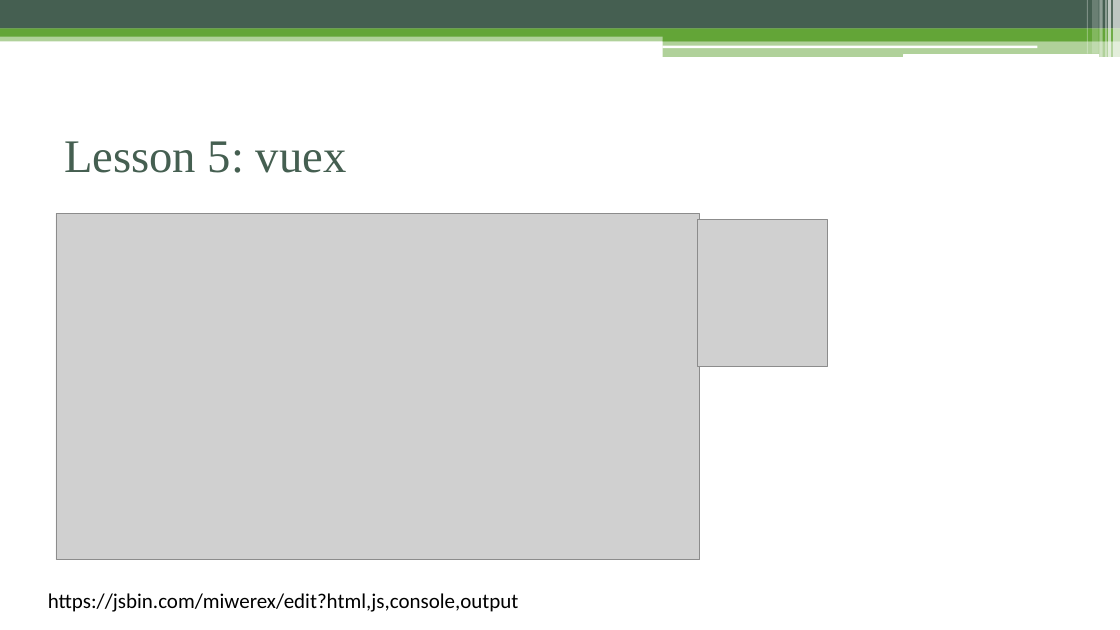
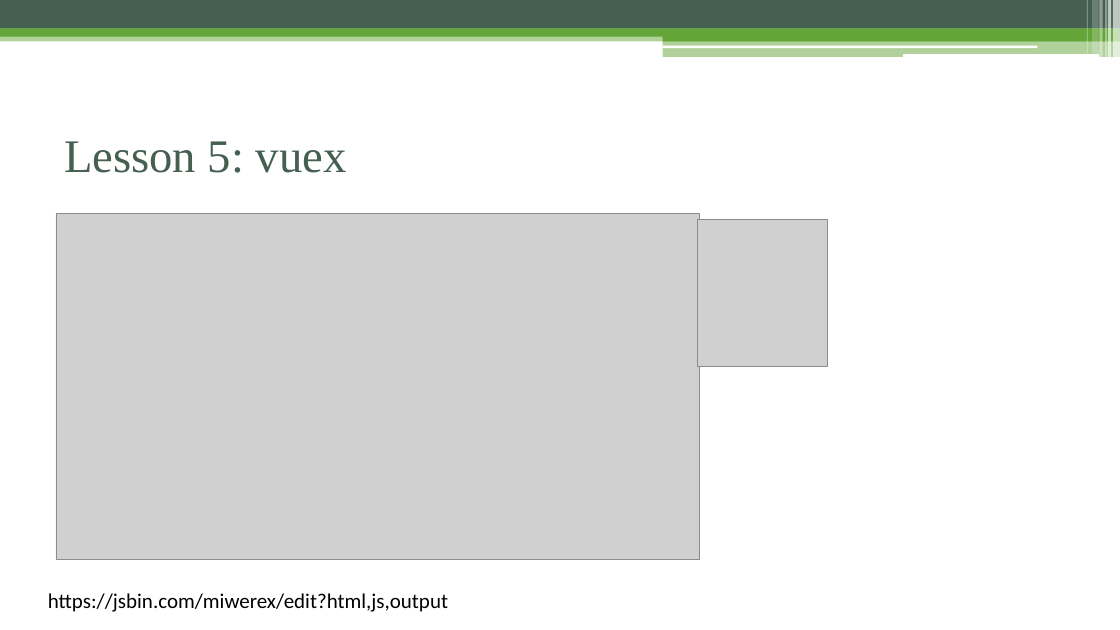
Before and after one commit to phamtuanchip/7dayswithvuejs, a slide deck: slide 36 of vuejs-2.0.pptx. Drawn at 1120x630 pixels with LibreOffice and Linux fonts; fonts in the diff are those of the drawing; grey boxes stand for pictures. Boxes give left, top, right and bottom in pixels: in the first picture for what was removed or moved away, otherwise in the second. Text is boxed around its words. In the diff, an @@ line names an element or a change of style, - is before the commit and + after.

```diff
--- a/vuejs-2.0.pptx
+++ b/vuejs-2.0.pptx
@@ text at <box>48,593,448,612</box>: text changed @@
-https://jsbin.com/miwerex/edit?html,js,console,output
+https://jsbin.com/miwerex/edit?html,js,output
```
Also in this commit, not shown: 5 other slides changed, 1 slide added, 21 other files.
